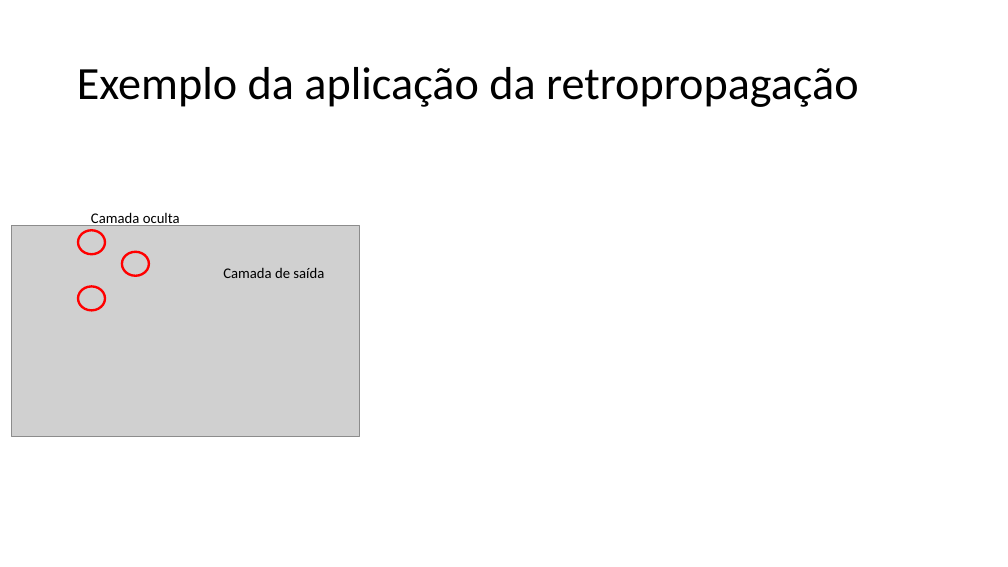
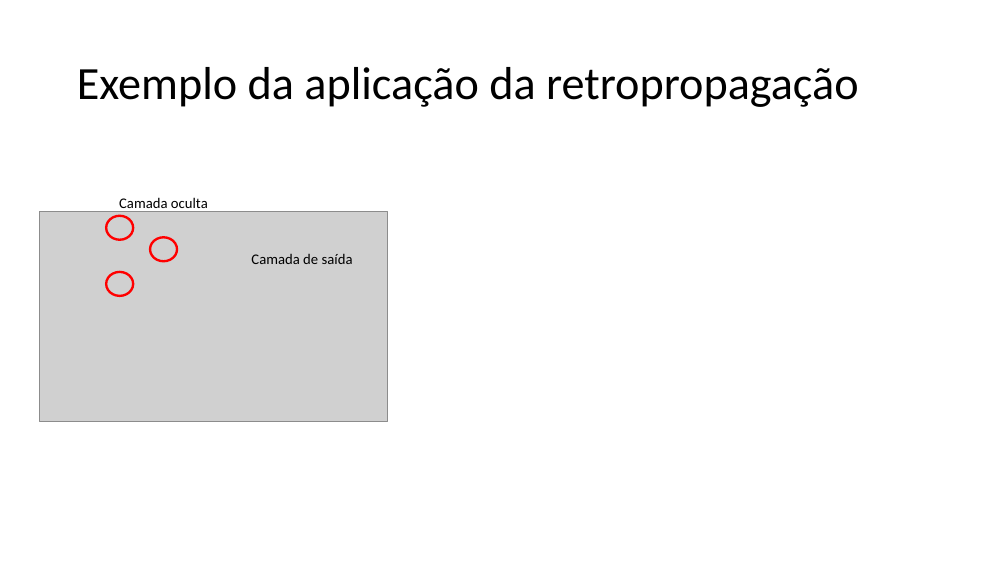
Before and after one commit to zz4fap/c24_inteligencia_artificial, a slide deck: slide 41 of slides/C24_MLP.pptx. Drawn at 1008x567 pixels with LibreOffice and Linux fonts; fonts in the diff are those of the drawing; grey boxes stand for pictures. Boxes give left, top, right and bottom in pixels: in the first picture for what was removed or moved away, otherwise in the second. Text is boxed around its words. In the diff, an @@ line names an element or a change of style, - is before the commit and + after.

```diff
--- a/slides/C24_MLP.pptx
+++ b/slides/C24_MLP.pptx
@@ 3 ellipses, 2 texts, 1 picture: place and size @@
-3 ellipses, 2 texts, 1 picture at [11, 212, 359, 436]
+3 ellipses, 2 texts, 1 picture at [39, 197, 387, 422]
```
Also in this commit, not shown: 6 other slides changed, 1 other file.
